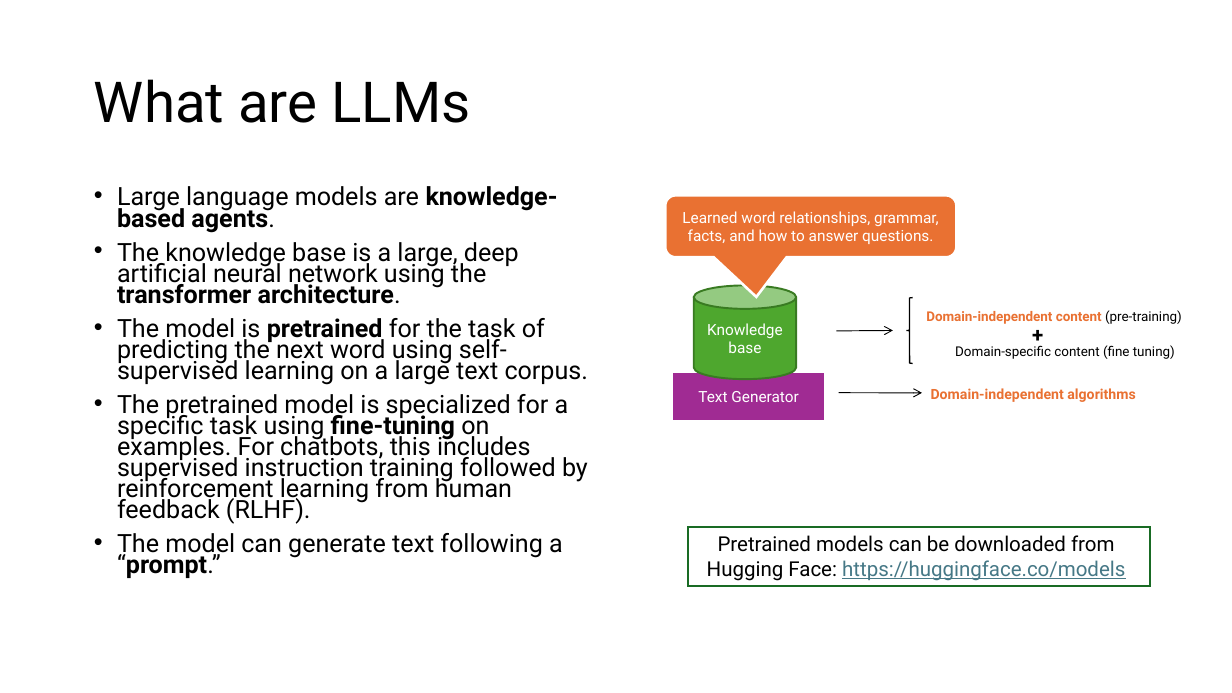
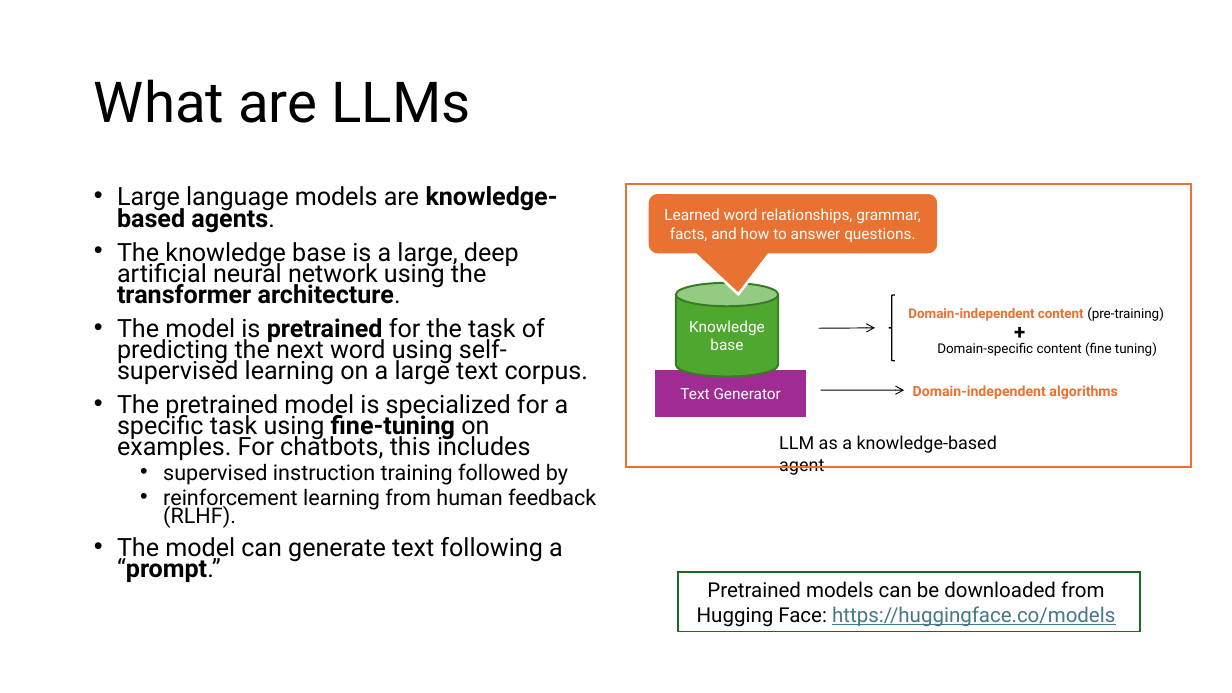
Before and after one commit to mhahsler/CS7320-AI, a slide deck: slide 4 of slides/07_LLM_discussion.pptx (slide 3 before the commit). Drawn at 1232x693 pixels with LibreOffice and Linux fonts; fonts in the diff are those of the drawing. Boxes give left, top, right and bottom in pixels: in the first picture for what was removed or moved away, otherwise in the second. Text is boxed around its words. In the diff, an @@ line names an element or a change of style, - is before the commit and + after.

```diff
--- a/slides/07_LLM_discussion.pptx
+++ b/slides/07_LLM_discussion.pptx
@@ rectangle added at [626, 185, 1191, 467], outline #E97132 1.5 pt @@
@@ arrow moved from (836, 331) - (893, 331) to (819, 328) - (875, 328) @@
@@ 2 texts, 1 rounded speech box: place and size @@
-2 texts, 1 rounded speech box at [665, 195, 1175, 359]
+2 texts, 1 rounded speech box at [648, 193, 1157, 356]
@@ text at [117, 394, 596, 528]: text changed @@
-• The pretrained model is specialized for a specific task using fine-tuning on examples. For chatbots, this includes supervised instruction training followed by reinforcement learning from human feedback (RLHF).
+• The pretrained model is specialized for a specific task using fine-tuning on examples. For chatbots, this includes
+  • supervised instruction training followed by
+  • reinforcement learning from human feedback (RLHF).
@@ 2 texts, 1 rectangle, 1 cylinder, 1 left brace, 1 arrow: place and size @@
-2 texts, 1 rectangle, 1 cylinder, 1 left brace, 1 arrow at [672, 286, 1182, 421]
+2 texts, 1 rectangle, 1 cylinder, 1 left brace, 1 arrow at [654, 283, 1164, 418]
@@ text added at [779, 435, 997, 475], 14 pt, text #000000 @@
+LLM as a knowledge-based agent
@@ rectangle "Pretrained models can be downloaded ...": place and size @@
-rectangle "Pretrained models can be downloaded ..." at [688, 527, 1150, 586]
+rectangle "Pretrained models can be downloaded ..." at [677, 573, 1140, 632]
```
Also in this commit, not shown: 2 other slides changed, 1 slide added.
